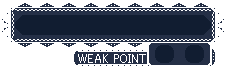
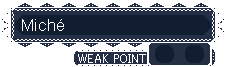
The second 225 × 67 image is a revision of the first. Changes to its layers:
renamed "Pasted Layer" to "Miché", showed it, moved it above "BG", painted on it over (x1=22, y1=19, x2=64, y2=31)
